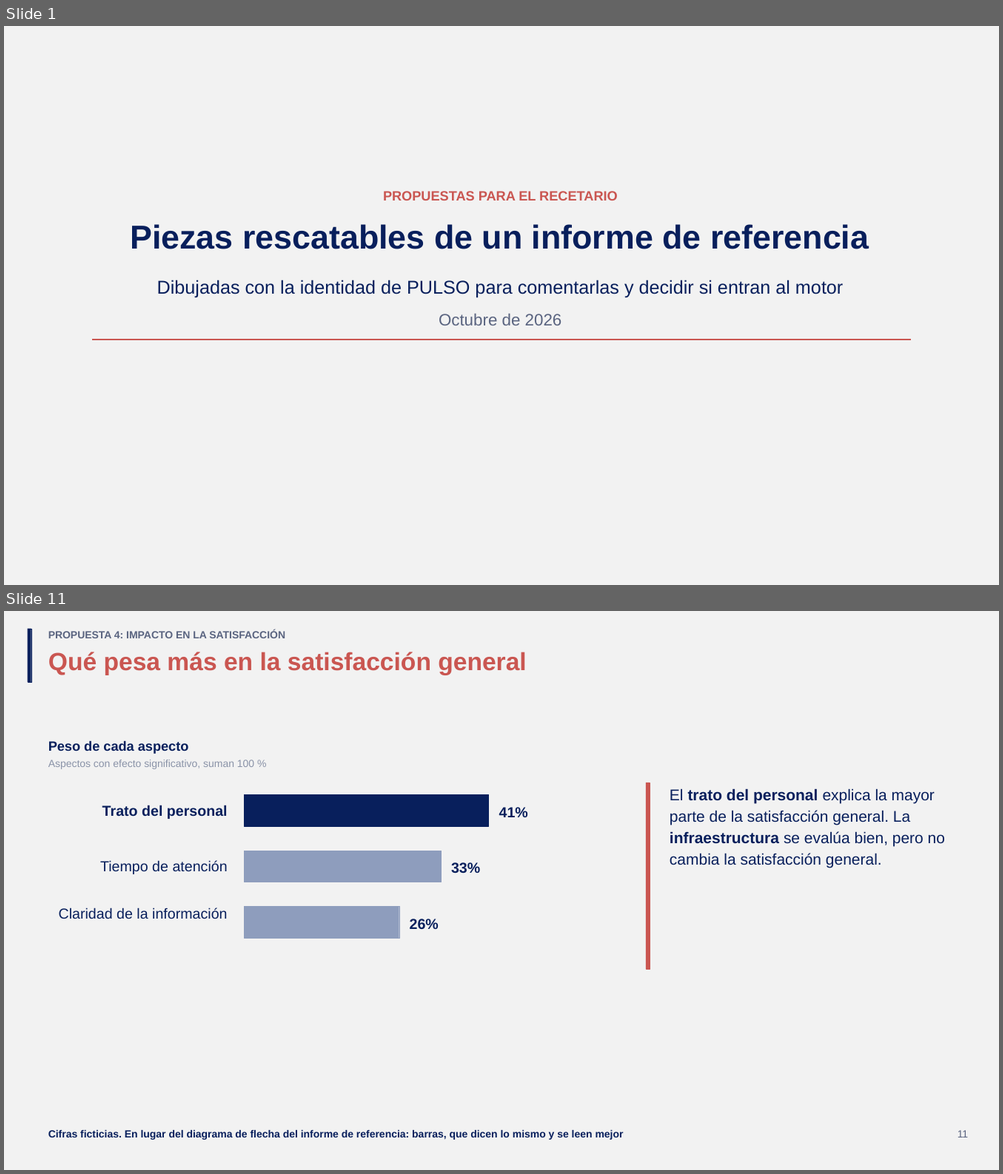
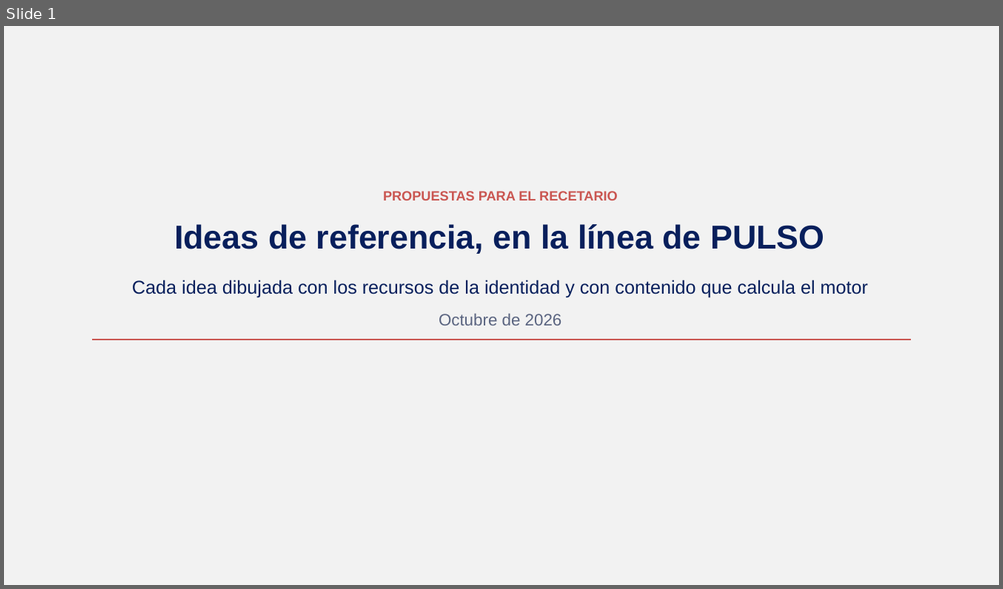
Before and after one commit to GonzaloAlmendariz/prosecnur-app, a slide deck: docs/qa/motor-ppt-2026-10-06/4-recetario/propuestas-rescatables.pptx. Shown one above the other, each under a label of ours: slides 1 and 11 before the commit, slide 1 after it; the slides between them are not shown. The pictures are 1003x1174 and 1003x589 pixels, drawn with LibreOffice and Linux fonts; fonts in the diff are those of the drawing; background and template pictures are left out. Boxes give left, top, right and bottom in pixels: in the first picture for what was removed or moved away, otherwise in the second. Text is boxed around its words. In the diff, an @@ line names an element or a change of style, - is before the commit and + after.

```diff
--- a/docs/qa/motor-ppt-2026-10-06/4-recetario/propuestas-rescatables.pptx
+++ b/docs/qa/motor-ppt-2026-10-06/4-recetario/propuestas-rescatables.pptx
@@ slide 11 removed at (4, 611, 999, 1170), background #F2F2F2 @@
@@ rectangle removed at (28, 628, 31, 682) @@
@@ text removed at (48, 630, 285, 638) @@
-PROPUESTA 4: IMPACTO EN LA SATISFACCIÓN
@@ title removed at (48, 652, 526, 675) @@
-Qué pesa más en la satisfacción general
@@ text removed at (48, 741, 189, 754) @@
-Peso de cada aspecto
@@ text removed at (48, 760, 254, 769) @@
-Aspectos con efecto significativo, suman 100 %
@@ rectangle removed at (646, 783, 649, 969) @@
@@ text removed at (102, 805, 227, 819) @@
-Trato del personal
@@ rectangle removed at (244, 795, 488, 826) @@
@@ text removed at (499, 807, 528, 817) @@
-41%
@@ text removed at (669, 789, 945, 868) @@
-El trato del personal explica la mayor parte de la satisfacción general. La infraestructura se evalúa bien, pero no cambia la satisfacción general.
@@ rectangle removed at (244, 851, 441, 882) @@
@@ text removed at (100, 860, 227, 874) @@
-Tiempo de atención
@@ text removed at (451, 863, 480, 874) @@
-33%
@@ text removed at (59, 908, 227, 920) @@
-Claridad de la información
@@ rectangle removed at (244, 906, 398, 938) @@
@@ text removed at (410, 919, 438, 930) @@
-26%
@@ text removed at (48, 1130, 623, 1140) @@
-Cifras ficticias. En lugar del diagrama de flecha del informe de referencia: barras, que dicen lo mismo y se leen mejor
@@ text removed at (957, 1130, 967, 1138) @@
-11
@@ slide 1 changed as well @@
@@ text at (174, 224, 824, 254): text changed @@
-Piezas rescatables de un informe de referencia
+Ideas de referencia, en la línea de PULSO
@@ text at (132, 280, 868, 298): text changed @@
-Dibujadas con la identidad de PULSO para comentarlas y decidir si entran al motor
+Cada idea dibujada con los recursos de la identidad y con contenido que calcula el motor
```
Also in this commit, not shown: 5 other slides changed, 6 slides added, 8 other slides removed, 2 other files.
